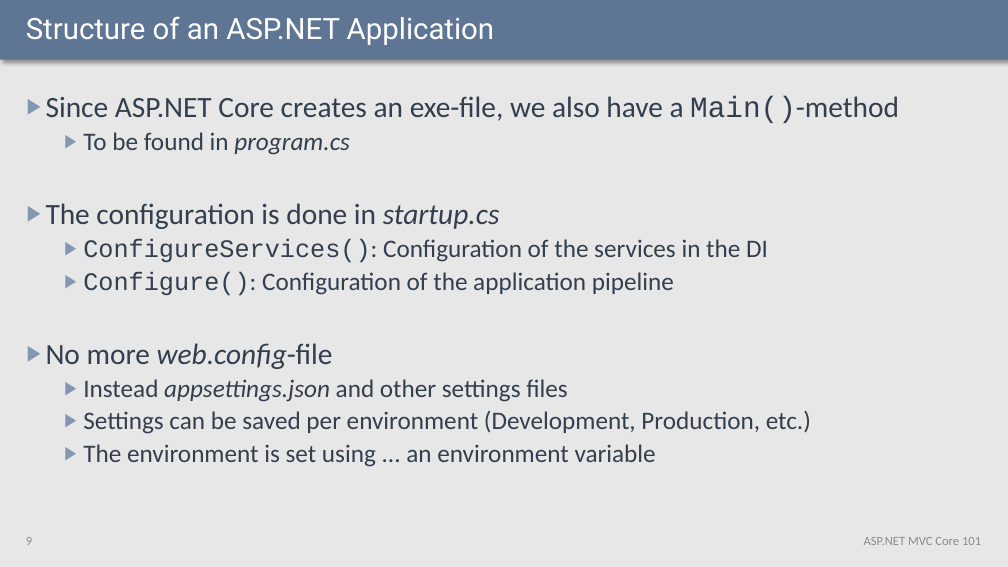
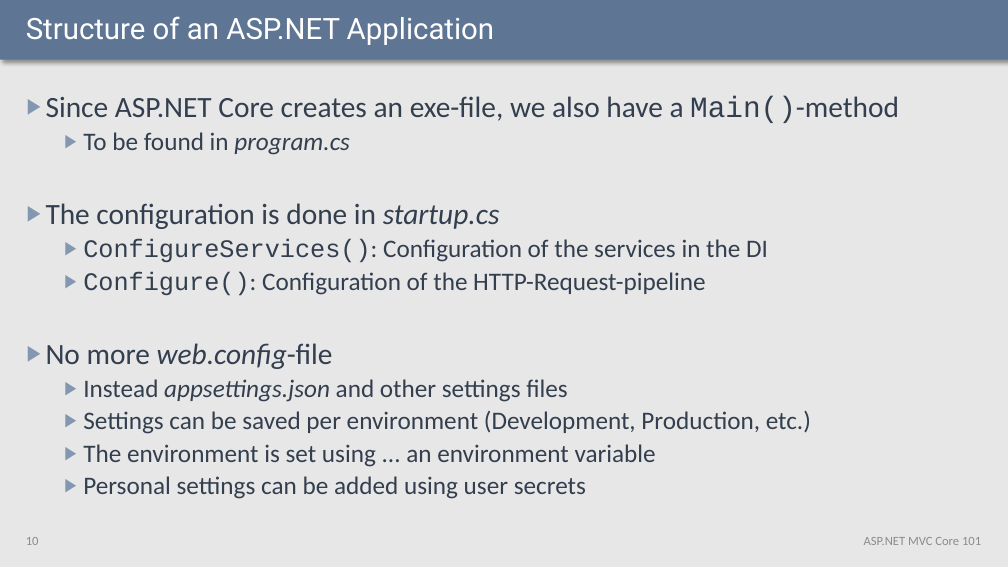
Before and after one commit to fjeller/Smarthouse.AspnetCore.Samples, a slide deck: slide 10 of __Slides/ASPNET.Core.101b.pptx (slide 9 before the commit). Drawn at 1008x567 pixels with LibreOffice and Linux fonts; fonts in the diff are those of the drawing. Boxes give left, top, right and bottom in pixels: in the first picture for what was removed or moved away, otherwise in the second. Text is boxed around its words. In the diff, an @@ line names an element or a change of style, - is before the commit and + after.

```diff
--- a/__Slides/ASPNET.Core.101b.pptx
+++ b/__Slides/ASPNET.Core.101b.pptx
@@ text at (x1=83, y1=271, x2=705, y2=296): text changed @@
-  ▶ Configure(): Configuration of the application pipeline
+  ▶ Configure(): Configuration of the HTTP-Request-pipeline
@@ text at (x1=83, y1=476, x2=586, y2=499): paragraph added @@
+  ▶ Personal settings can be added using user secrets
@@ page number at (x1=26, y1=537, x2=39, y2=545): text changed @@
-9
+10
```
Also in this commit, not shown: 6 other slides changed, 11 slides added.
